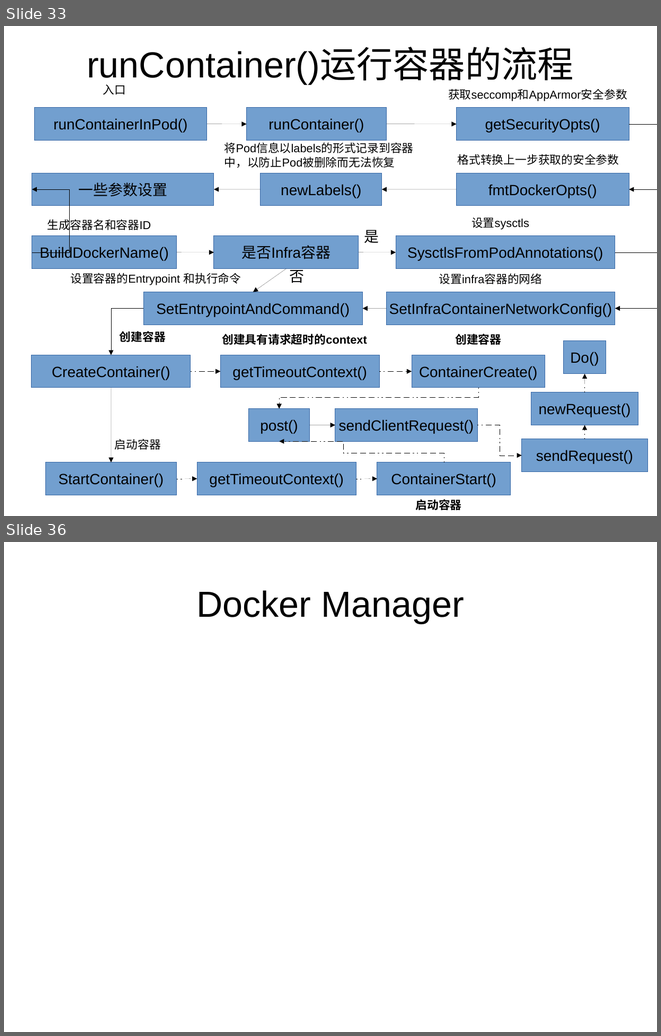
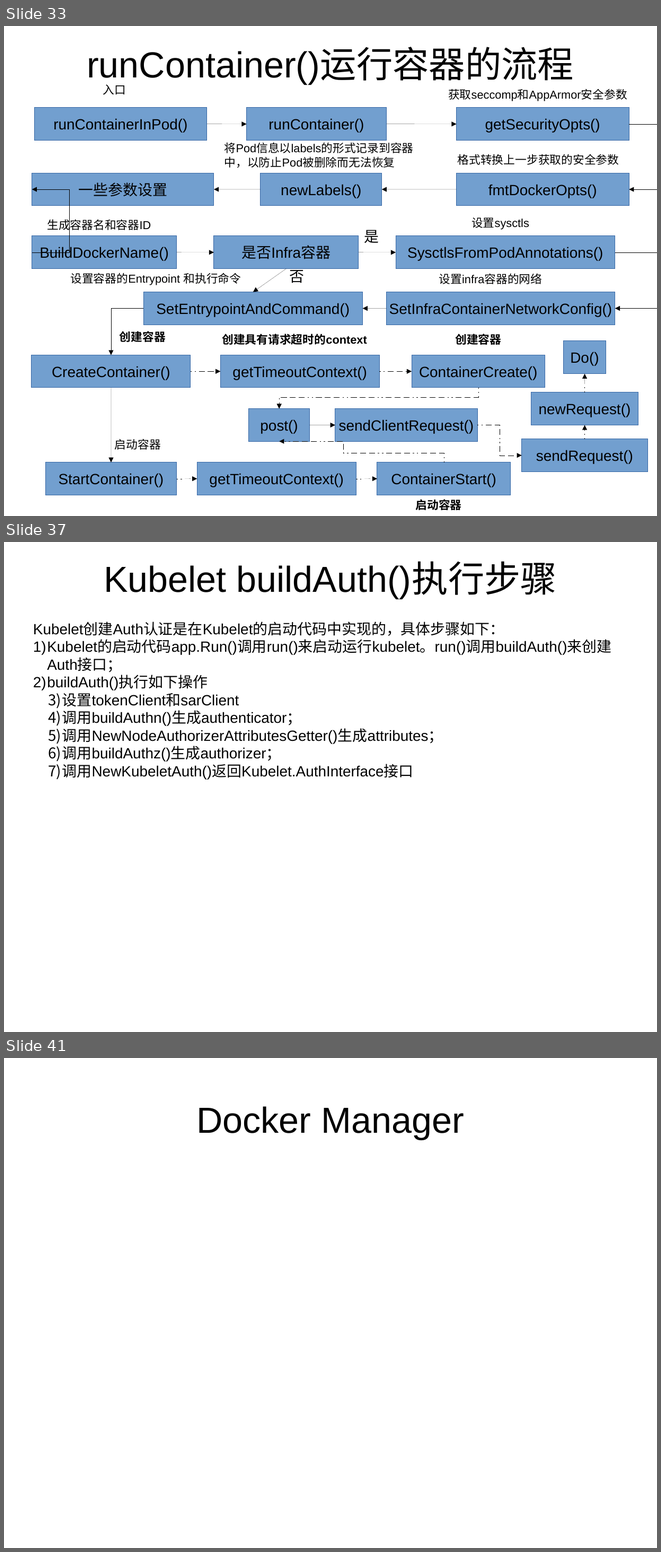
Before and after one commit to loveliuliu/Kubernetes-step-by-step, a slide deck: code_analysis/Kubelet/Kubelet.odp. Shown one above the other, each under a label of ours: slides 33 and 36 before the commit, slides 33, 37 and 41 after it; the slides between them are not shown. The pictures are 661x1036 and 661x1552 pixels, drawn with LibreOffice and Linux fonts; fonts in the diff are those of the drawing. Boxes give left, top, right and bottom in pixels: in the first picture for what was removed or moved away, otherwise in the second. Text is boxed around its words. In the diff, an @@ line names an element or a change of style, - is before the commit and + after.

Commit message:
加入kubelet Auth及认证相关的分析

```diff
--- a/code_analysis/Kubelet/Kubelet.odp
+++ b/code_analysis/Kubelet/Kubelet.odp
@@ slide 37 added at box(4, 542, 657, 1032), background #FFFFFF @@
@@ title added at box(104, 563, 557, 598), 44 pt, text #000000 @@
+Kubelet buildAuth()执行步骤
@@ text added at box(33, 623, 612, 779), 18 pt, text #000000 @@
+Kubelet创建Auth认证是在Kubelet的启动代码中实现的，具体步骤如下：
+1) Kubelet的启动代码app.Run()调用run()来启动运行kubelet。run()调用buildAuth()来创建Auth接口；
+2) buildAuth()执行如下操作
+3) 设置tokenClient和sarClient
+4) 调用buildAuthn()生成authenticator；
+5) 调用NewNodeAuthorizerAttributesGetter()生成attributes；
+6) 调用buildAuthz()生成authorizer；
+7) 调用NewKubeletAuth()返回Kubelet.AuthInterface接口
@@ what was slide 36 is now slide 41 @@
```
Also in this commit, not shown: 3 slides changed, 8 other slides added, 1 slide removed.
